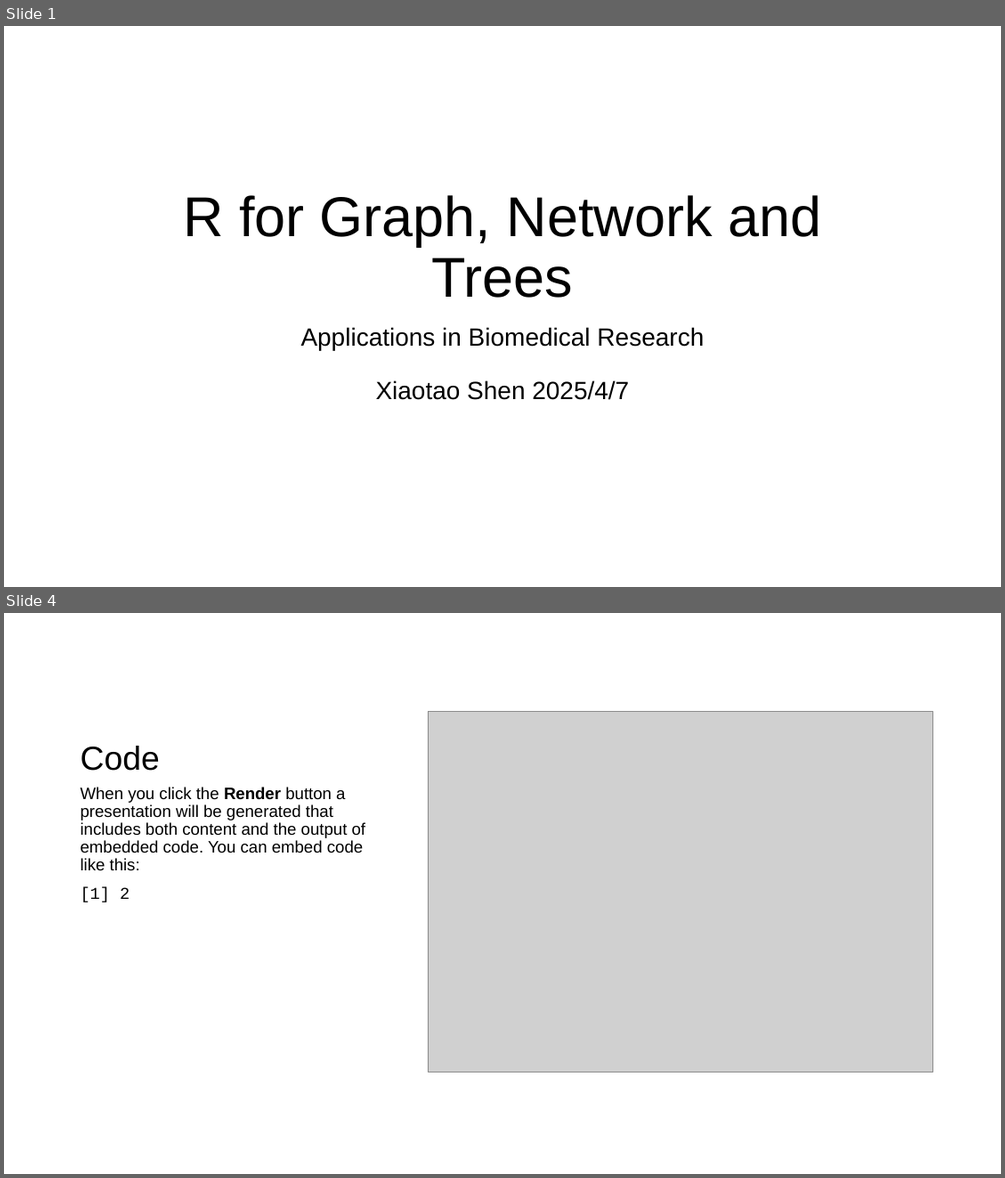
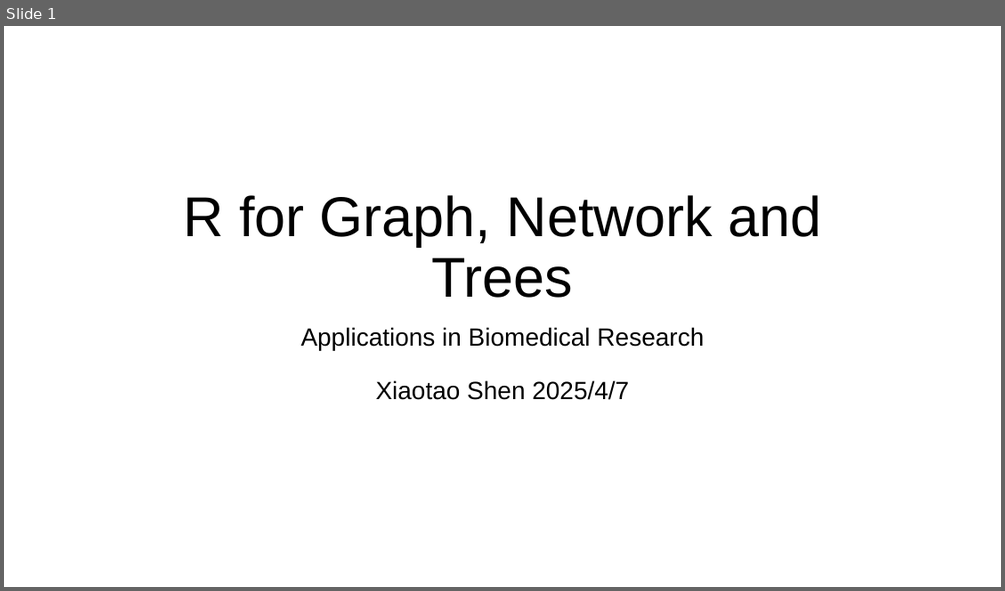
Before and after one commit to jaspershen-lab/MD7115-NTU, a slide deck: 3_materials/MD7115-Xiaotao.pptx. Shown one above the other, each under a label of ours: slides 1 and 4 before the commit, slide 1 after it; the slides between them are not shown. The pictures are 1005x1178 and 1005x591 pixels, drawn with LibreOffice and Linux fonts; fonts in the diff are those of the drawing; grey boxes stand for pictures; background and template pictures are left out. Boxes give left, top, right and bottom in pixels: in the first picture for what was removed or moved away, otherwise in the second. Text is boxed around its words. In the diff, an @@ line names an element or a change of style, - is before the commit and + after.

```diff
--- a/3_materials/MD7115-Xiaotao.pptx
+++ b/3_materials/MD7115-Xiaotao.pptx
@@ slide 4 removed at [4,613,1001,1174], background #FFFFFF @@
@@ picture removed at [428,712,933,1072] @@
@@ title removed at [81,746,160,771] @@
-Code
@@ text removed at [81,787,366,902] @@
-When you click the Render button a presentation will be generated that includes both content and the output of embedded code. You can embed code like this:
-[1] 2
```
Also in this commit, not shown: 6 slides added, 2 other slides removed, 4 other files.
